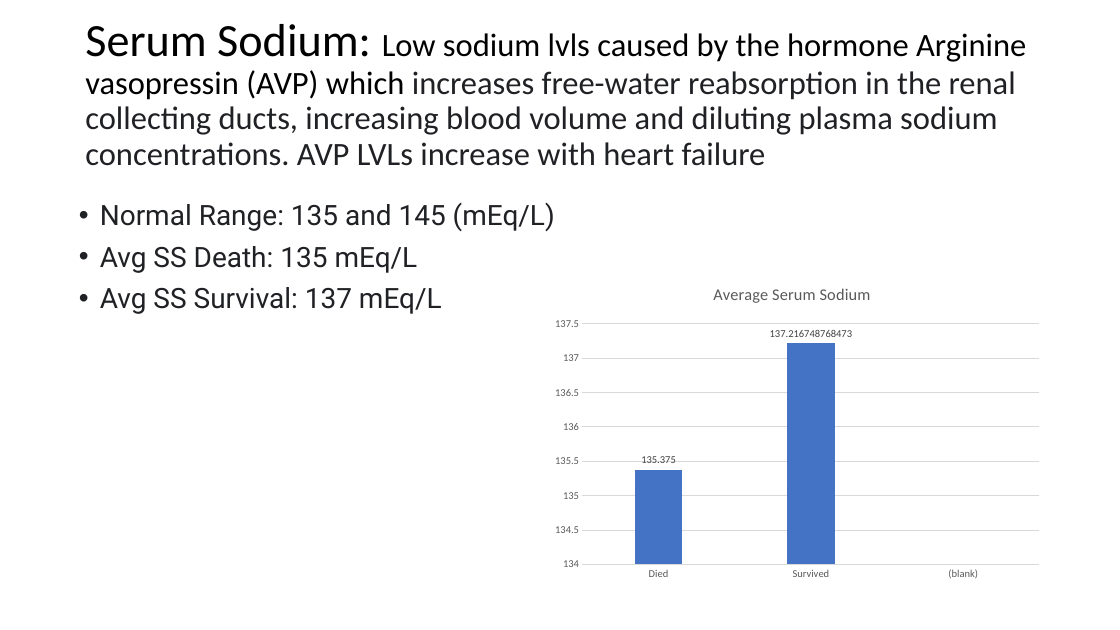
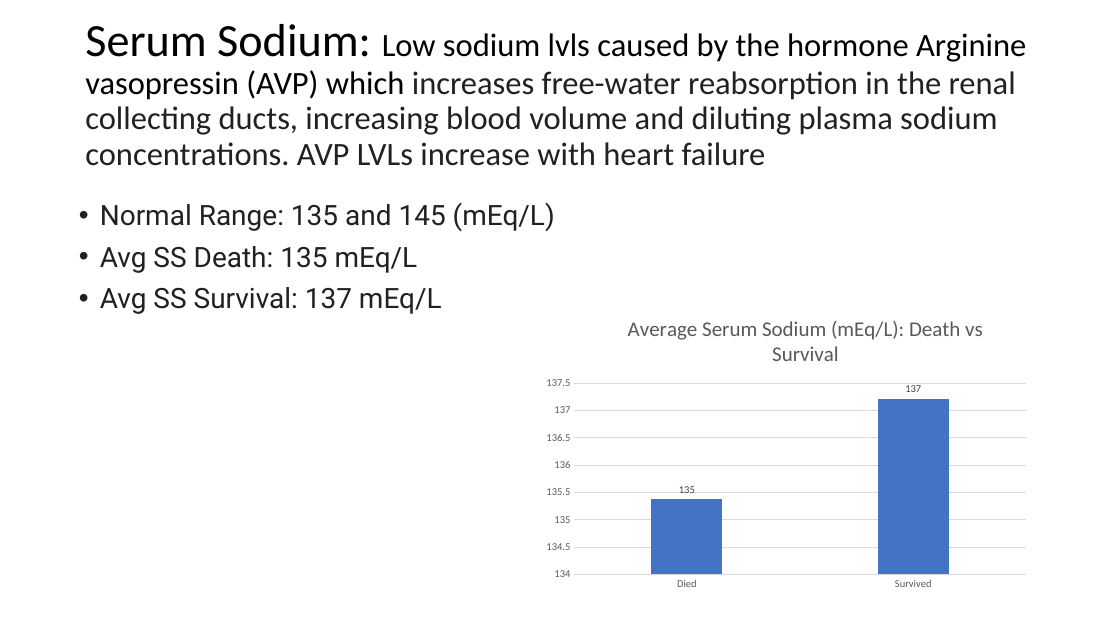
Before and after one commit to Kishp92/Bootcamp.Info, a slide deck: slide 14 of Excel/Excel Final Excel project.pptx. Drawn at 1120x630 pixels with LibreOffice and Linux fonts; fonts in the diff are those of the drawing. Boxes give left, top, right and bottom in pixels: in the first picture for what was removed or moved away, otherwise in the second. Text is boxed around its words. In the diff, an @@ line names an element or a change of style, - is before the commit and + after.

```diff
--- a/Excel/Excel Final Excel project.pptx
+++ b/Excel/Excel Final Excel project.pptx
@@ column chart at (537,271,1037,597) @@
@@ title "Average Serum Sodium " to "Average Serum Sodium (mEq/L): Death vs Survival  " @@
-categories: Died, Survived, (blank)
+categories: Died, Survived
-Series 1: 135.375, 137.216749, -
+Series 1: 135.375, 137.216749
@@ data labels of Series 1 changed @@
@@ column chart: place and size @@
-column chart at (545,271,1050,586)
+column chart at (537,271,1037,597)
```
Also in this commit, not shown: 10 other slides changed, 3 other files.
